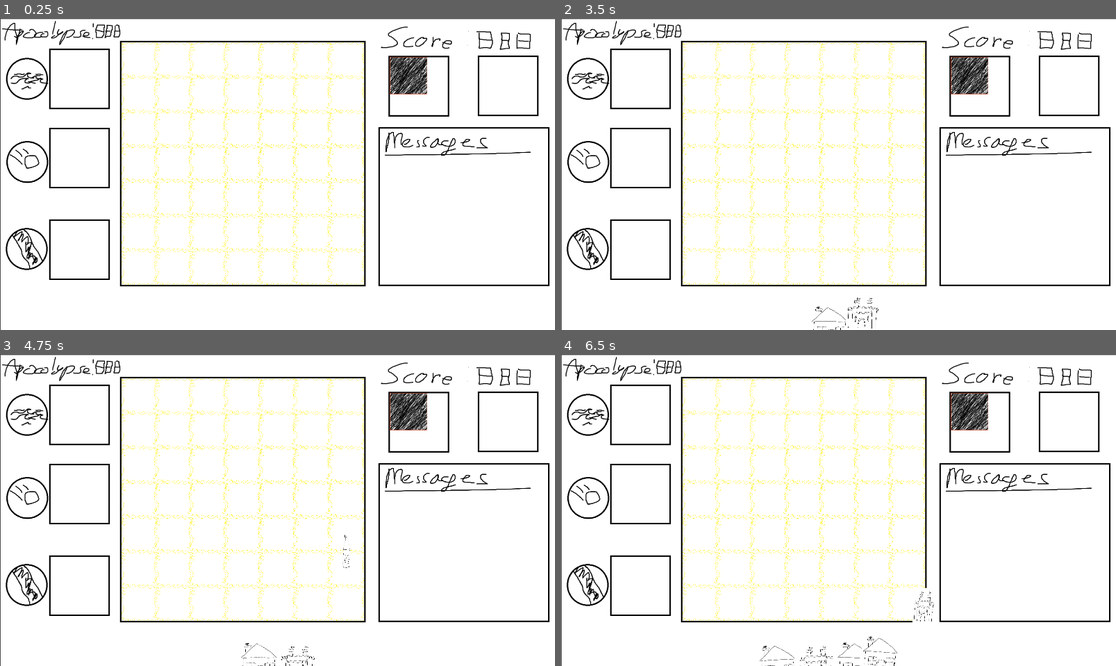
Above: before the commit, frames 1-4 (two rows, left to right).
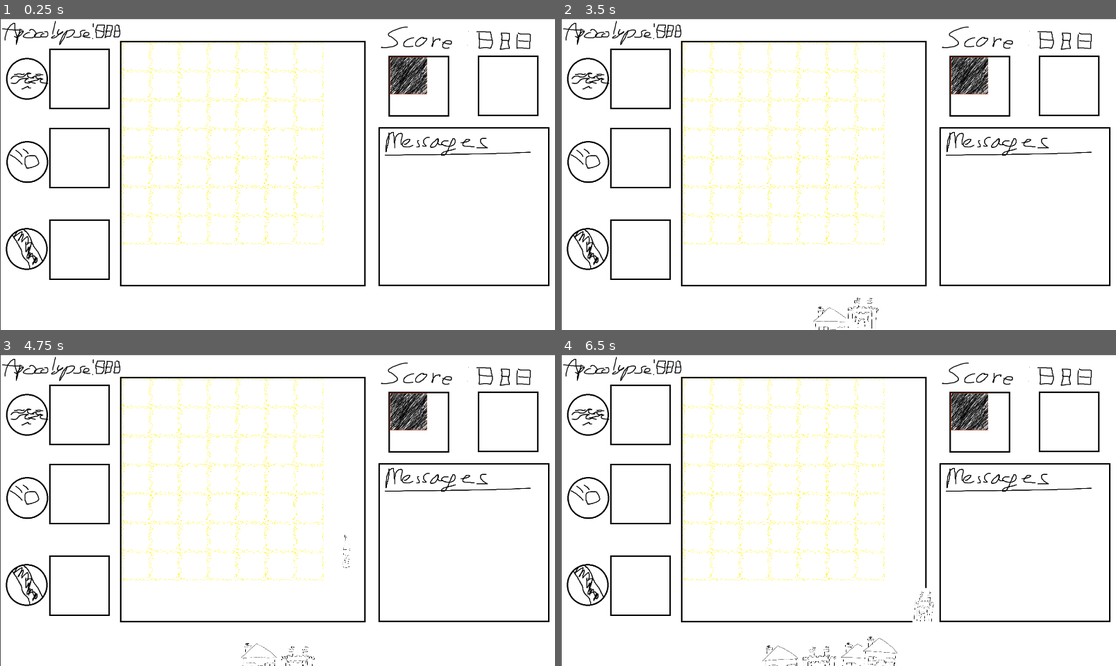
Above: after the commit, the same moments.

Repository: Reeyan283/ianCardGame
Game: Godot game, scene res://play_space.tscn
Two runs of this game, one before a commit and one after it. Both use one fixed random seed, a clock stepped at 60 frames per second and the inputs below.
Inputs (mouse positions are in pixels of both pictures, inside the frame that each line leads up to):
- Up to frame 1 (0.25 s): no input
- Up to frame 2 (3.5 s): click (971, 77) at 0.5 s; click (838, 317) at 1.25 s; click (838, 323) at 2 s; click (971, 77) at 2.75 s
- Up to frame 3 (4.75 s): click (266, 659) at 3.52 s; click (410, 413) at 4.25 s
- Up to frame 4 (6.5 s): move the mouse to (960, 494) at 5.02 s; hold Space (ui_select) 5.03-5.78 s; click (960, 494) at 5.17 s; tap Enter at 5.75 s; move the mouse to (727, 525) at 5.77 s; tap Space (ui_select) at 5.85, 6.02, 6.32 s; click (727, 525) at 5.92 s

The runs differ from the first frame. In frame 1, 3.8% of the frame differs, in the area x 21-66%, y 7-86%; in frame 2, 3.8%; in frame 3, 3.8%; in frame 4, 4.0%, in the area x 21-66%, y 7-100%.

Commit message:
Smol Board

Diff:
--- a/cards/card_base.gd
+++ b/cards/card_base.gd
@@ -53,7 +53,7 @@
 @onready var card_offset = play_space.CARD_SIZE * .5
 
 var t: float = 0
-@onready var hand_line: float = get_viewport().size.y * 0.71
+@onready var hand_line: float = get_viewport().size.y * 0.73
 
 var move_short_time: float = 0.2
 var move_long_time: float = 0.7
@@ -217,7 +217,7 @@
 				var nearest_slot_dist = find_nearest_slot()[0]
 				var nearest_slot = find_nearest_slot()[1]
 
-				if nearest_slot_dist < 100 and nearest_slot.get_child_count() == 1:
+				if nearest_slot_dist < 72 and nearest_slot.get_child_count() == 1:
 					position = find_nearest_slot()[1].position
 					state = InPlay
 					hand.set_neutral()
--- a/play_space.gd
+++ b/play_space.gd
@@ -5,7 +5,7 @@
 
 const CARD_SIZE: Vector2 = Vector2(128, 128)
 const DECK_SIZE: Vector2 = Vector2(200, 200)
-const CARD_SLOT_SIZE: Vector2 = Vector2(120, 120)
+const CARD_SLOT_SIZE: Vector2 = Vector2(100, 100)
 
 var card_selected = []
 var card_slot_states = []
